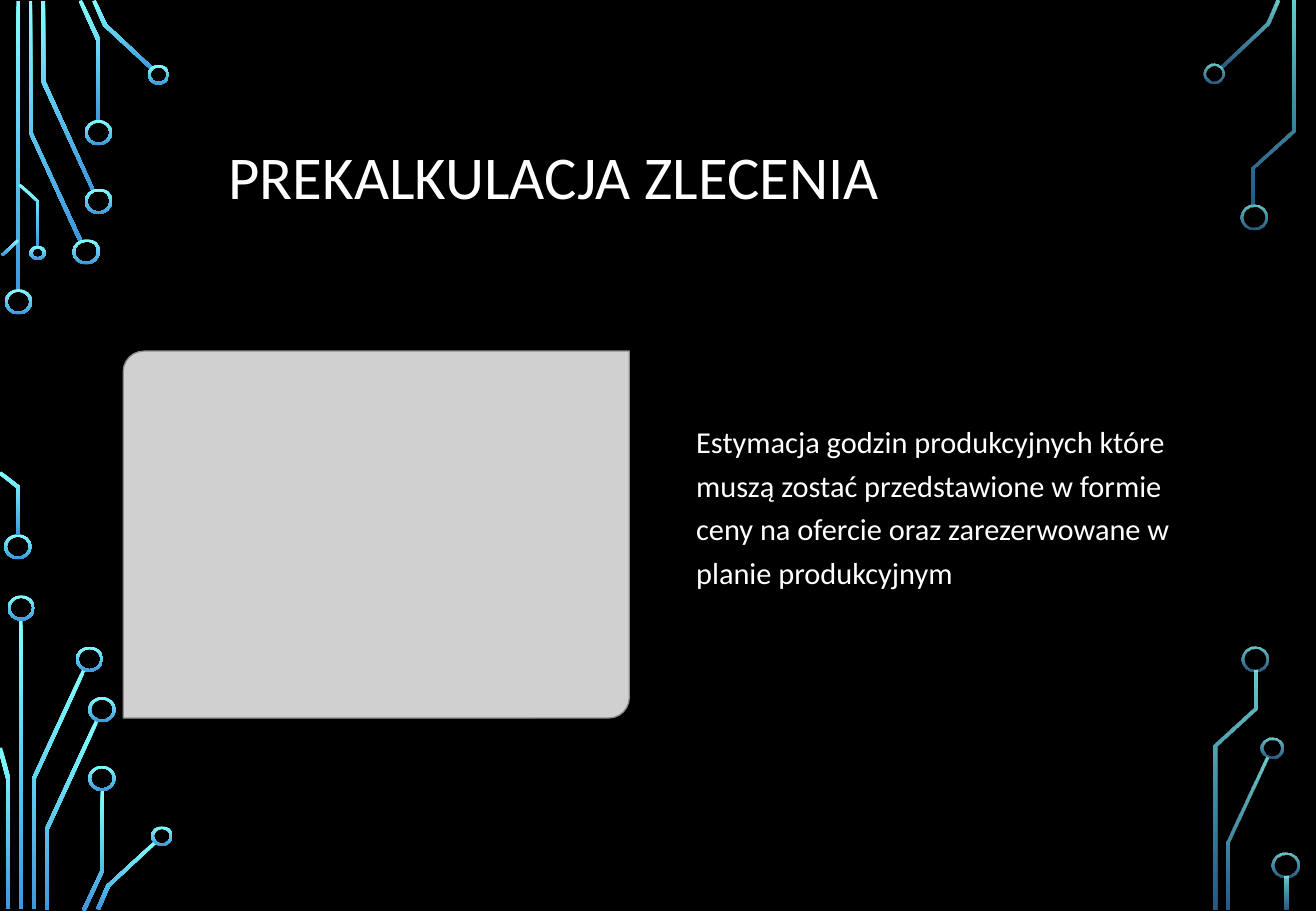
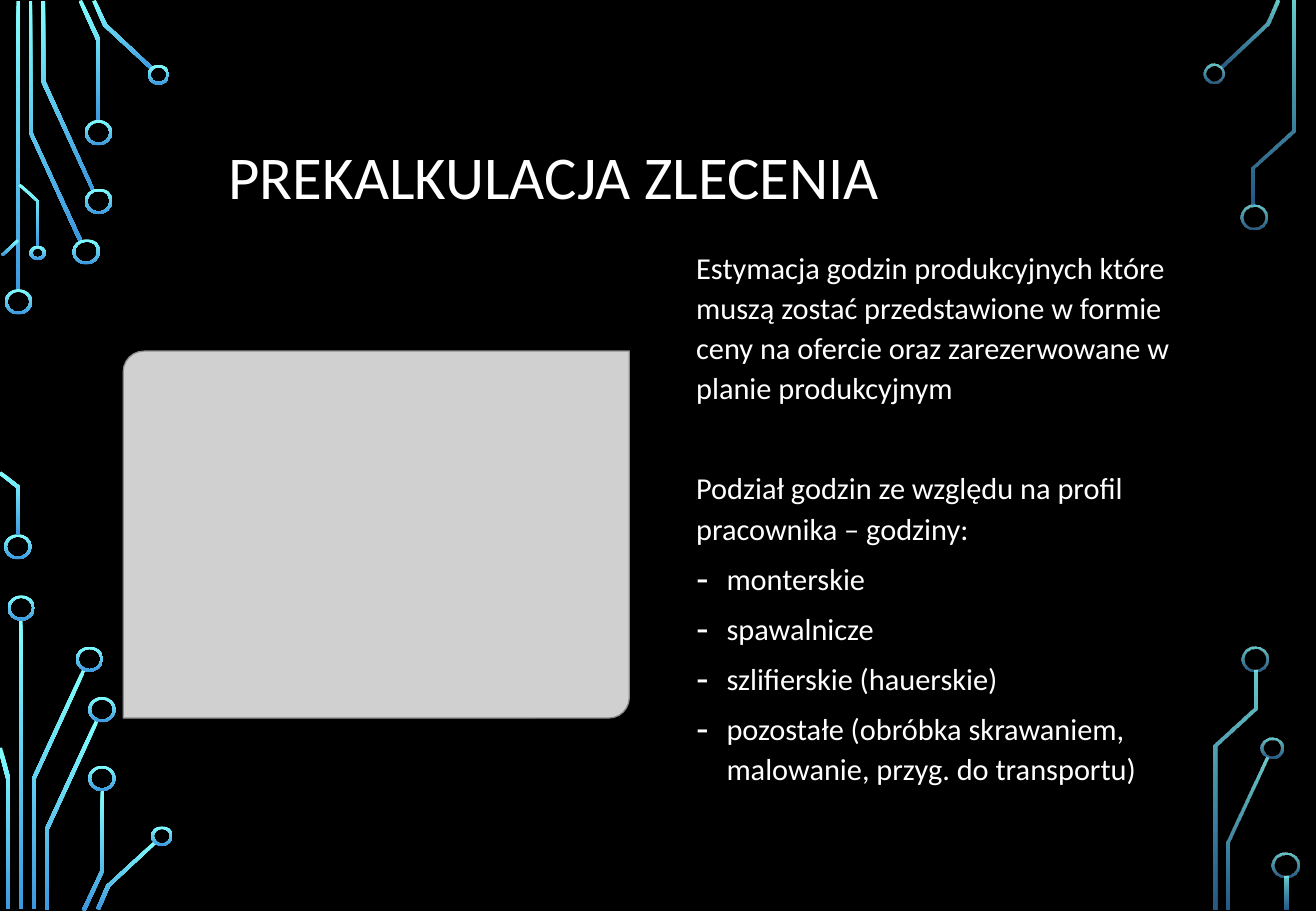
Before and after one commit to wszczawinski/DS_final_project, a slide deck: slide 10 of Analiza obciążenia przedsiębiorstwa produkcyjnego.pptx (slide 3 before the commit). Drawn at 1316x911 pixels with LibreOffice and Linux fonts; fonts in the diff are those of the drawing; grey boxes stand for pictures; background and template pictures are left out. Boxes give left, top, right and bottom in pixels: in the first picture for what was removed or moved away, otherwise in the second. Text is boxed around its words. In the diff, an @@ line names an element or a change of style, - is before the commit and + after.

Commit message:
draft 3

```diff
--- a/Analiza obciążenia przedsiębiorstwa produkcyjnego.pptx
+++ b/Analiza obciążenia przedsiębiorstwa produkcyjnego.pptx
@@ text "Estymacja godzin produkcyjnych które muszą ...": place and size @@
-text "Estymacja godzin produkcyjnych które muszą ..." at (696, 432, 1169, 590)
+text "Estymacja godzin produkcyjnych które muszą ..." at (696, 258, 1169, 786)
@@ text at (696, 258, 1169, 405): line spacing 1.2 to 1.1 @@
@@ text at (696, 478, 1136, 786): paragraphs added @@
+Podział godzin ze względu na profil pracownika – godziny:
+– monterskie
+– spawalnicze
+– szlifierskie (hauerskie)
+– pozostałe (obróbka skrawaniem, malowanie, przyg. do transportu)
```
Also in this commit, not shown: 3 other slides changed, 9 slides added, 1 slide removed.
